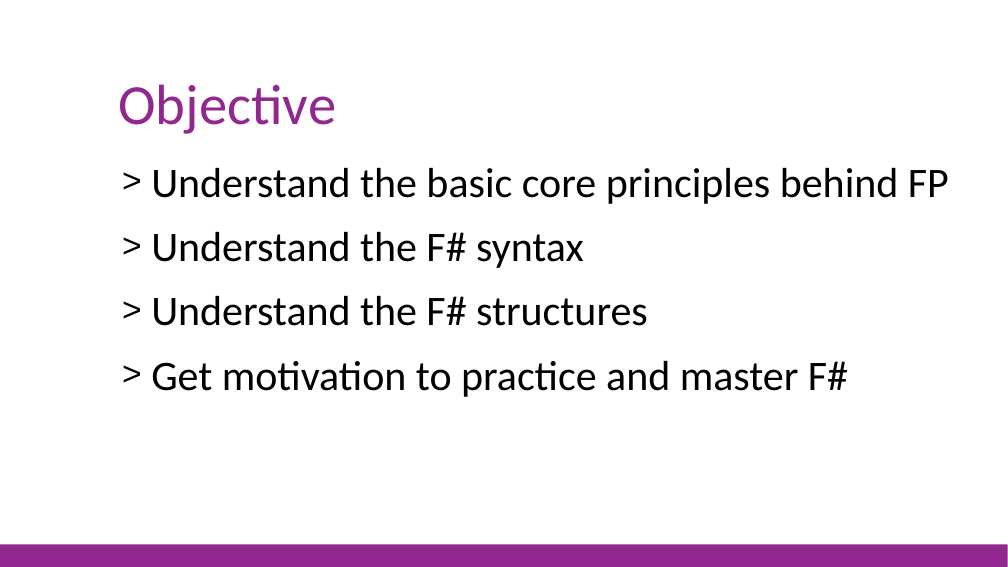
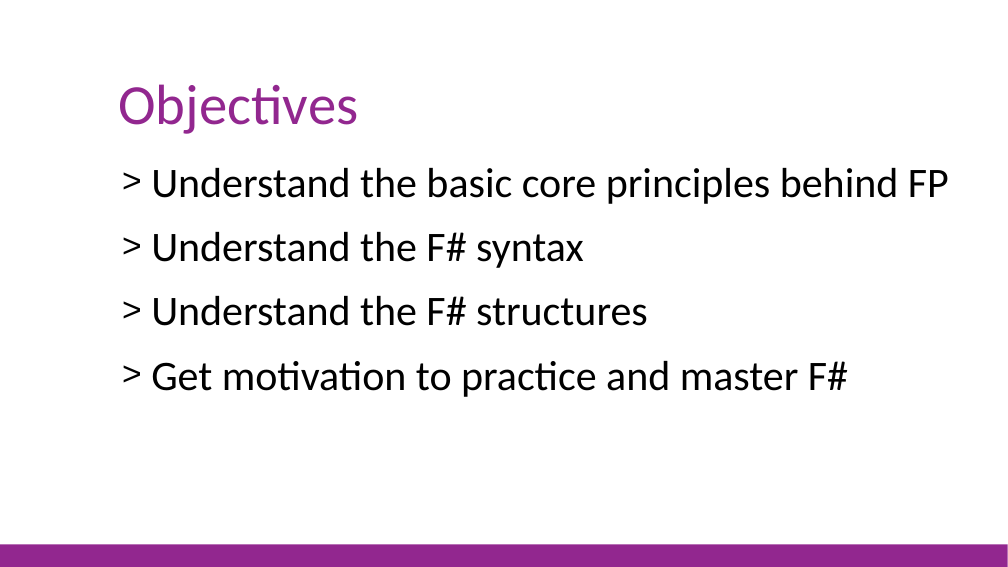
Before and after one commit to jorgef/fsharpworkshop, a slide deck: slide 2 of FSharpWorkshop_Slides.pptx. Drawn at 1008x567 pixels with LibreOffice and Linux fonts; fonts in the diff are those of the drawing. Boxes give left, top, right and bottom in pixels: in the first picture for what was removed or moved away, otherwise in the second. Text is boxed around its words. In the diff, an @@ line names an element or a change of style, - is before the commit and + after.

```diff
--- a/FSharpWorkshop_Slides.pptx
+++ b/FSharpWorkshop_Slides.pptx
@@ title at [118,84,358,134]: text changed @@
-Objective
+Objectives
```
Also in this commit, not shown: 14 other slides changed, 3 other files.
